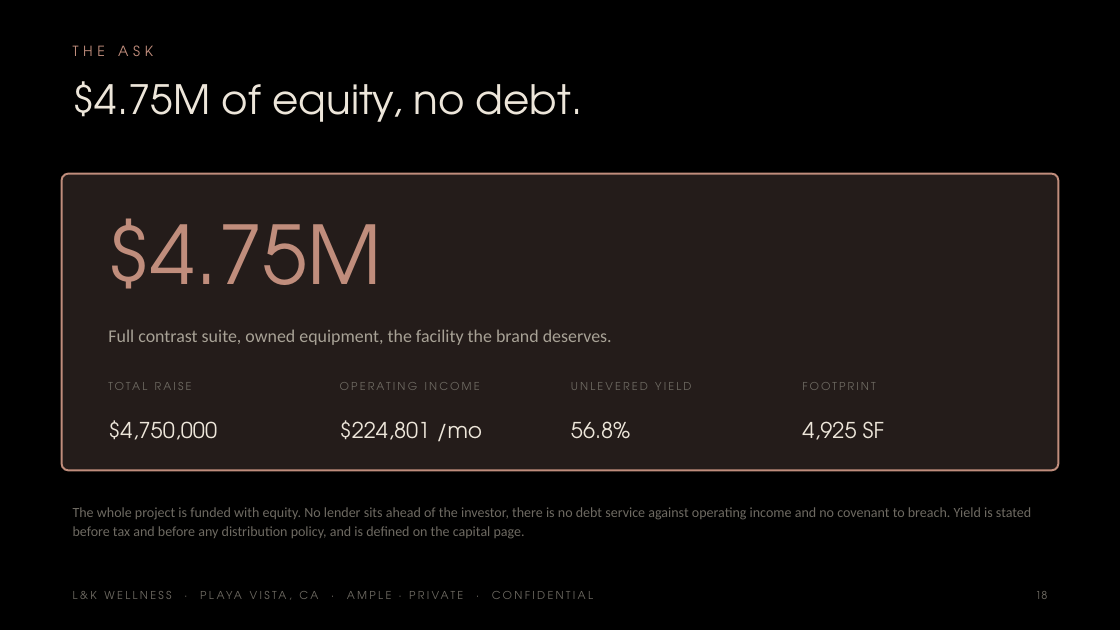
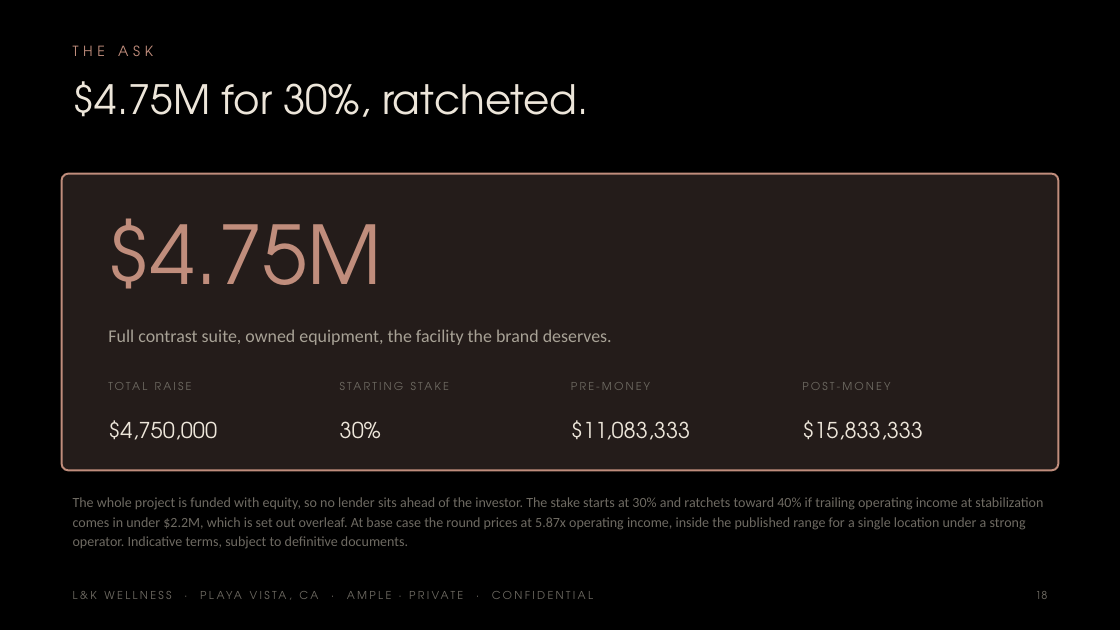
Before and after one commit to apexalpha811/lkwellness, a slide deck: slide 18 of L-K-Wellness-Ample-4.75M-Private.pptx. Drawn at 1120x630 pixels with LibreOffice and Linux fonts; fonts in the diff are those of the drawing. Boxes give left, top, right and bottom in pixels: in the first picture for what was removed or moved away, otherwise in the second. Text is boxed around its words. In the diff, an @@ line names an element or a change of style, - is before the commit and + after.

```diff
--- a/L-K-Wellness-Ample-4.75M-Private.pptx
+++ b/L-K-Wellness-Ample-4.75M-Private.pptx
@@ text at bbox=[73, 81, 588, 117]: text changed @@
-$4.75M of equity, no debt.
+$4.75M for 30%, ratcheted.
@@ text at bbox=[329, 374, 548, 408]: text changed @@
-OPERATING INCOME
+STARTING STAKE
@@ text at bbox=[571, 382, 650, 390]: text changed @@
-UNLEVERED YIELD
+PRE-MONEY
@@ text at bbox=[802, 382, 890, 390]: text changed @@
-FOOTPRINT
+POST-MONEY
@@ text at bbox=[340, 421, 381, 439]: text changed @@
-$224,801 /mo
+30%
@@ text at bbox=[571, 420, 690, 440]: text changed @@
-56.8%
+$11,083,333
@@ text at bbox=[802, 420, 923, 440]: text changed @@
-4,925 SF
+$15,833,333
@@ text at bbox=[73, 497, 1043, 548]: text changed @@
-The whole project is funded with equity. No lender sits ahead of the investor, there is no debt service against operating income and no covenant to breach. Yield is stated before tax and before any distribution policy, and is defined on the capital page.
+The whole project is funded with equity, so no lender sits ahead of the investor. The stake starts at 30% and ratchets toward 40% if trailing operating income at stabilization comes in under $2.2M, which is set out overleaf. At base case the round prices at 5.87x operating income, inside the published range for a single location under a strong operator. Indicative terms, subject to definitive documents.
```
Also in this commit, not shown: 16 other slides changed, 3 slides added, 5 other files.
